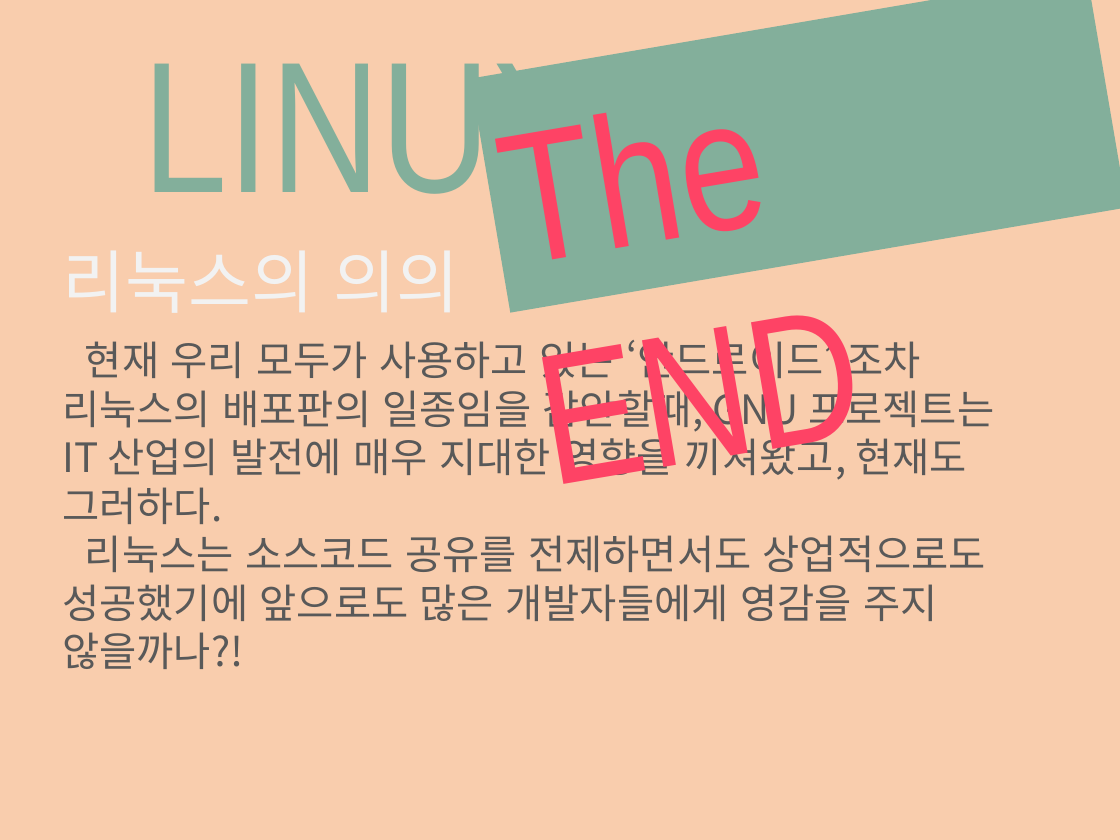
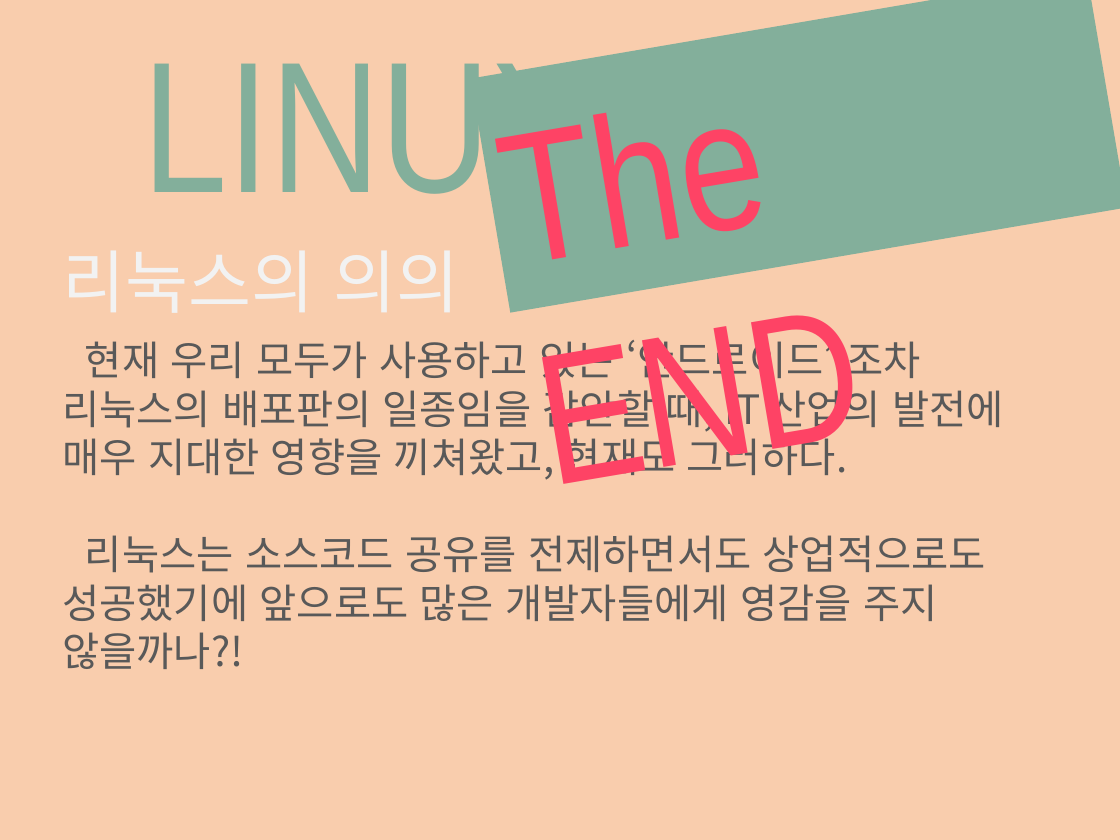
Before and after one commit to Runtym/osf-homework, a slide deck: slide 10 of src/kangyoungjun/[H4]리눅스.pptx (slide 6 before the commit). Drawn at 1120x840 pixels with LibreOffice and Linux fonts; fonts in the diff are those of the drawing. Boxes give left, top, right and bottom in pixels: in the first picture for what was removed or moved away, otherwise in the second. Text is boxed around its words. In the diff, an @@ line names an element or a change of style, - is before the commit and + after.

```diff
--- a/src/kangyoungjun/[H4]리눅스.pptx
+++ b/src/kangyoungjun/[H4]리눅스.pptx
@@ text at <box>62,334,1004,484</box>: text changed @@
-현재 우리 모두가 사용하고 있는 ‘안드로이드’ 조차 리눅스의 배포판의 일종임을 감안할때, GNU 프로젝트는
-IT 산업의 발전에 매우 지대한 영향을 끼쳐왔고, 현재도 그러하다.
+현재 우리 모두가 사용하고 있는 ‘안드로이드’ 조차 리눅스의 배포판의 일종임을 감안할 때, IT 산업의 발전에 매우 지대한 영향을 끼쳐왔고, 현재도 그러하다.
```
Also in this commit, not shown: 1 other slide changed, 4 slides added.
